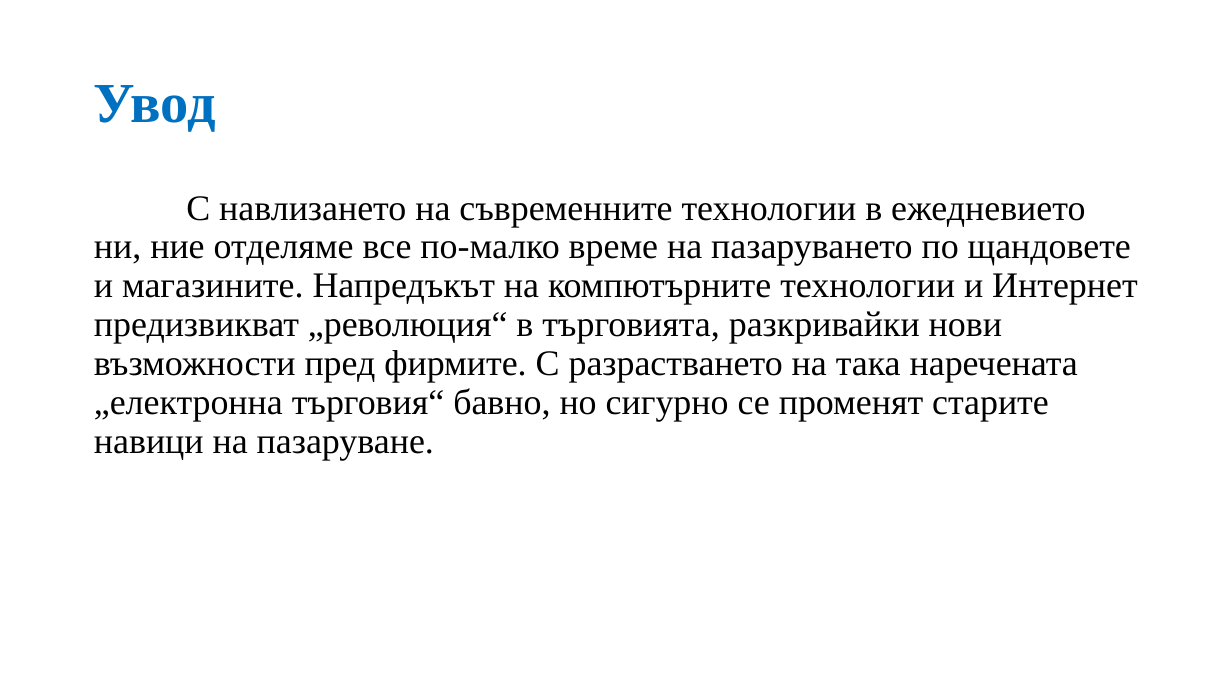
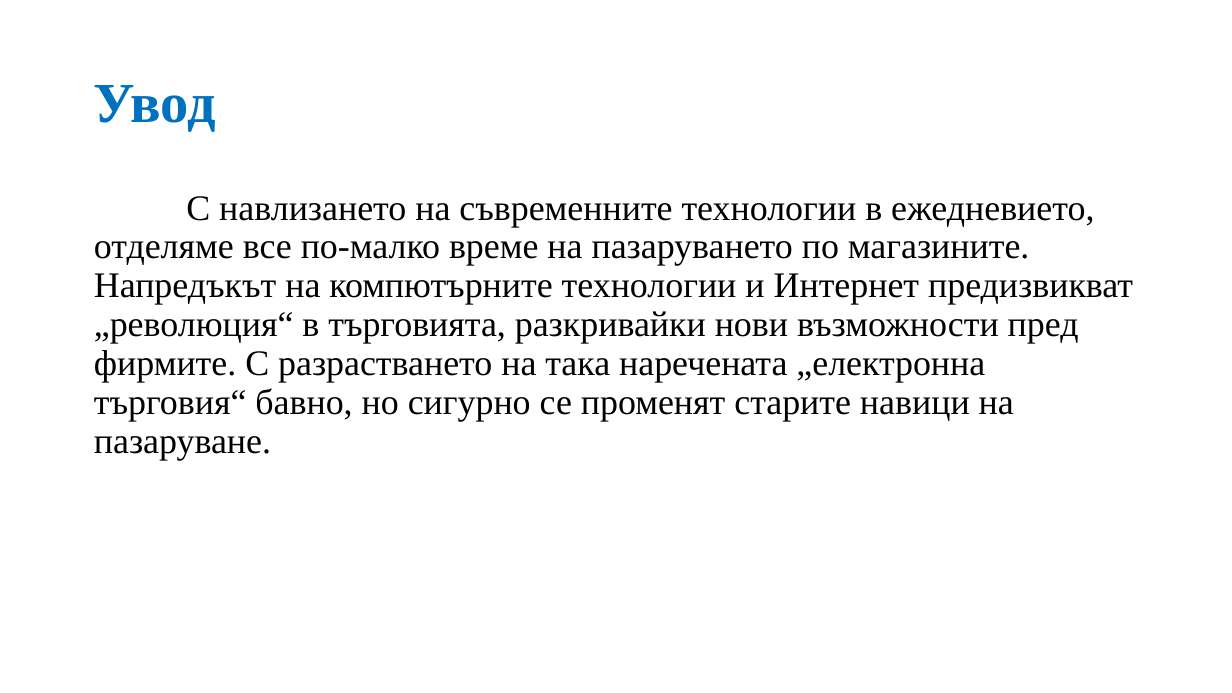
Before and after one commit to themustafaahmed/laravel, a slide deck: slide 2 of Дипломна работа презентация.pptx. Drawn at 1232x693 pixels with LibreOffice and Linux fonts; fonts in the diff are those of the drawing. Boxes give left, top, right and bottom in pixels: in the first picture for what was removed or moved away, otherwise in the second. Text is boxed around its words. In the diff, an @@ line names an element or a change of style, - is before the commit and + after.

```diff
--- a/Дипломна работа презентация.pptx
+++ b/Дипломна работа презентация.pptx
@@ text at (94,196,1133,460): text changed @@
-С навлизането на съвременните технологии в ежедневието ни, ние отделяме все по-малко време на пазаруването по щандовете и магазините. Напредъкът на компютърните технологии и Интернет предизвикват „революция“ в търговията, разкривайки нови възможности пред фирмите. С разрастването на така наречената „електронна търговия“ бавно, но сигурно се променят старите навици на пазаруване.
+С навлизането на съвременните технологии в ежедневието, отделяме все по-малко време на пазаруването по магазините. Напредъкът на компютърните технологии и Интернет предизвикват „революция“ в търговията, разкривайки нови възможности пред фирмите. С разрастването на така наречената „електронна търговия“ бавно, но сигурно се променят старите навици на пазаруване.
```
Also in this commit, not shown: 2 other slides changed, 1 slide added, 1 other file.
